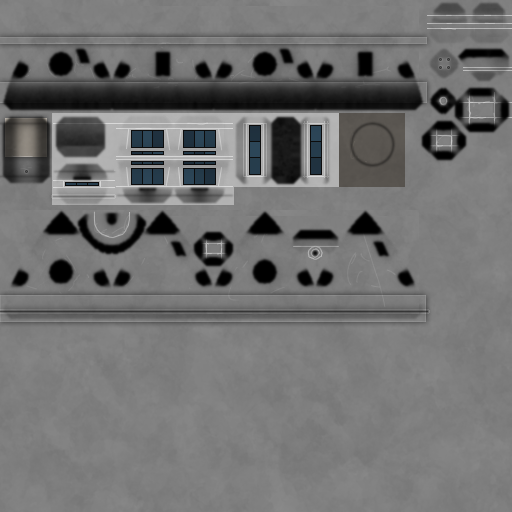
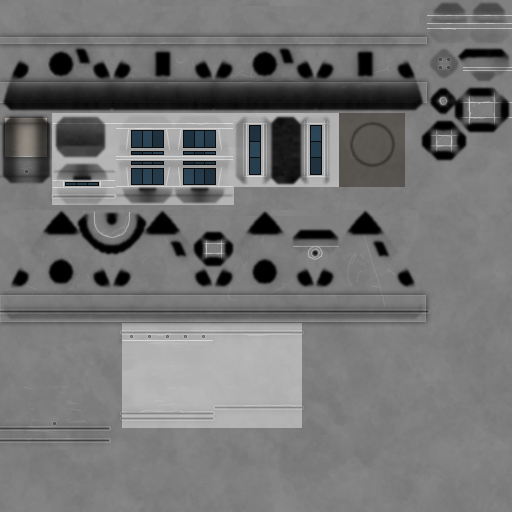
The second w=512, h=512 image is a revision of the first. Changes to its layers:
painted on "h3" over [122, 340, 213, 341]
painted on "b" (2nd of 3, in "b") over [0, 332, 302, 441]
added layer "b hgr" in group "b" over [139, 332, 296, 414]
painted on "b hg" over [0, 330, 304, 443]
painted on "GR2" over [24, 341, 234, 441]
painted on "gr1" over [0, 323, 306, 447]
painted on "we" over [52, 113, 339, 413]
painted on "b" (3rd of 3) over [122, 323, 302, 428]
